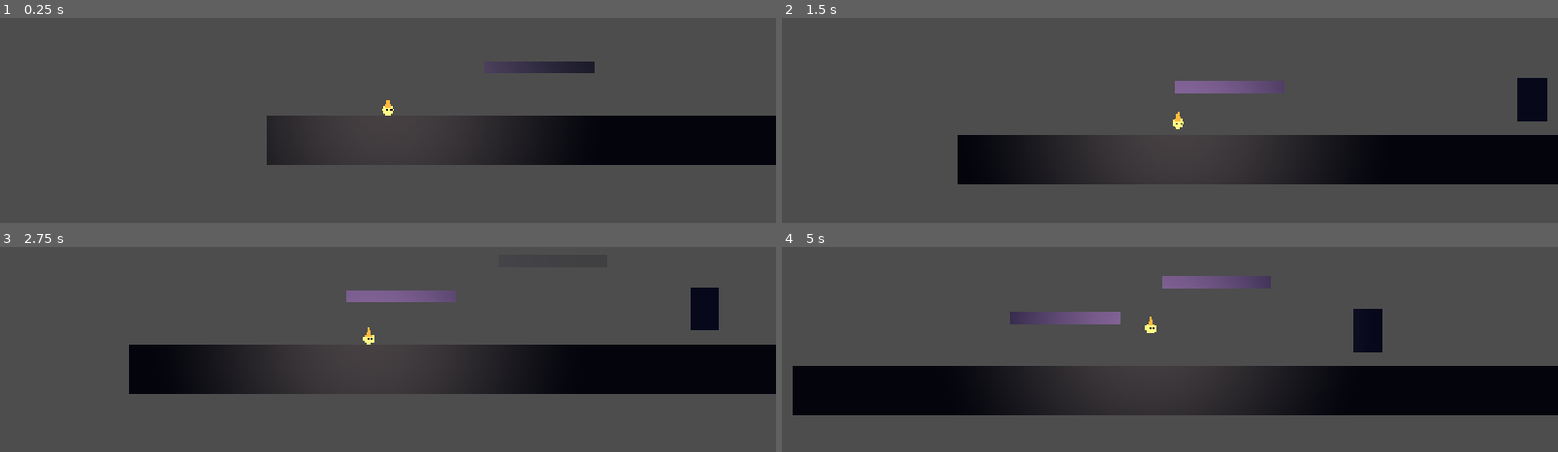
Above: before the commit, frames 1-4 (two rows, left to right).
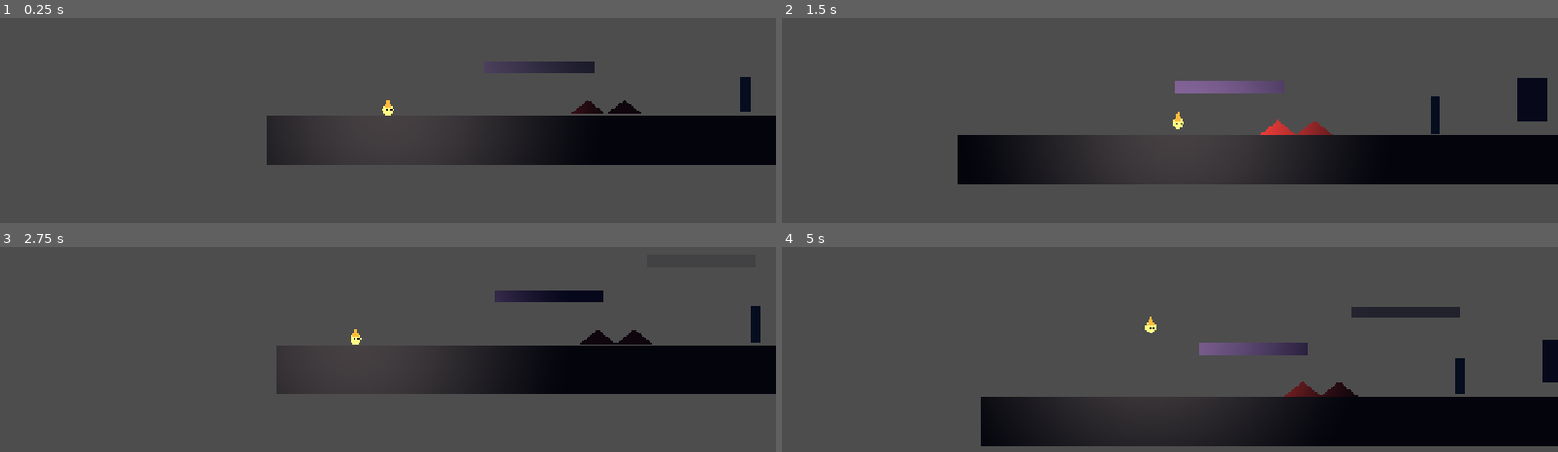
Above: after the commit, the same moments.

Repository: abinraj-vonnue/lumen-the-last-wick
Game: Godot game, scene res://scenes/levels/test_level.tscn
The game is run twice, just before and just after one commit, with the same random seed, the same clock (stepped at 60 frames per second) and the same inputs. The project has no main scene, so this scene is started directly.
Inputs:
- Up to frame 1 (0.25 s): no input
- Up to frame 2 (1.5 s): tap Enter at 0.5 s; hold D (move_right) from 0.53 s (still down); tap Space (jump) at 0.6, 0.77, 1.07, 1.35 s
- Up to frame 3 (2.75 s): tap Space (jump) at 1.52, 1.82, 2.1 s; release D (move_right) at 2.03 s; hold A (move_left) from 2.03 s (still down)
- Up to frame 4 (5 s): release A (move_left) at 2.78 s; hold D (move_right) 2.78-4.28 s; tap Space (jump) at 2.85, 3.02, 3.32, 3.6, 3.77, 4.07, 4.35, 4.52, 4.82 s; tap R (restart, bound only after the commit) at 4.15 s; hold A (move_left) from 4.28 s (still down)

The runs differ from the first frame. In frame 1, 0.5% of the frame differs, in the area x 73-97%, y 28-47%; in frame 2, 0.5%; in frame 3, 7.9%; in frame 4, 30%, in the area x 1-100%, y 14-98%.

Commit message:
feat: add checkpoint and hazard respawning

Diff:
--- a/scenes/levels/test_level.tscn
+++ b/scenes/levels/test_level.tscn
@@ -1,13 +1,17 @@
-[gd_scene format=3 uid="uid://wpp3nqi6sxlc"]
+[gd_scene load_steps=8 format=3 uid="uid://wpp3nqi6sxlc"]
 
 [ext_resource type="PackedScene" uid="uid://byypxax6d3781" path="res://scenes/player/wick.tscn" id="1_jbqir"]
 [ext_resource type="PackedScene" uid="uid://c1521hejctgp4" path="res://scenes/objects/light_platform.tscn" id="2_yautc"]
-[ext_resource type="PackedScene" path="res://scenes/objects/level_exist.tscn" id="3_fr1um"]
+[ext_resource type="PackedScene" uid="uid://u8p3cc13om2" path="res://scenes/objects/level_exist.tscn" id="3_fr1um"]
+[ext_resource type="Script" path="res://scripts/level_controller.gd" id="4_controller"]
+[ext_resource type="PackedScene" path="res://scenes/objects/hazard.tscn" id="5_hazard"]
+[ext_resource type="PackedScene" path="res://scenes/objects/checkpoint.tscn" id="6_checkpoint"]
 
 [sub_resource type="RectangleShape2D" id="RectangleShape2D_jbqir"]
 size = Vector2(1280, 80)
 
 [node name="TestLevel" type="Node2D" unique_id=1793912711]
+script = ExtResource("4_controller")
 
 [node name="Background" type="ColorRect" parent="." unique_id=863668049]
 anchors_preset = 15
@@ -41,6 +45,13 @@
 position = Vector2(700, 440)
 light_source_path = NodePath("../Wick/WickLight")
 
+[node name="Hazard" parent="World" instance=ExtResource("5_hazard")]
+position = Vector2(560, 566)
+size = Vector2(120, 24)
+
+[node name="Checkpoint" parent="World" instance=ExtResource("6_checkpoint")]
+position = Vector2(790, 545)
+
 [node name="LevelExit" parent="World" unique_id=2050264204 instance=ExtResource("3_fr1um")]
 position = Vector2(950, 520)
 
--- /dev/null
+++ b/scenes/objects/checkpoint.tscn
@@ -0,0 +1,16 @@
+[gd_scene load_steps=3 format=3]
+
+[ext_resource type="Script" path="res://scripts/checkpoint.gd" id="1"]
+
+[sub_resource type="RectangleShape2D" id="RectangleShape2D_checkpoint"]
+size = Vector2(54, 66)
+
+[node name="Checkpoint" type="Area2D"]
+script = ExtResource("1")
+
+[node name="CollisionShape2D" type="CollisionShape2D" parent="."]
+shape = SubResource("RectangleShape2D_checkpoint")
+
+[node name="Visual" type="Polygon2D" parent="."]
+color = Color(0.42, 0.68, 0.82, 1)
+polygon = PackedVector2Array(-8, 30, -8, -30, 8, -30, 8, 30)
--- /dev/null
+++ b/scenes/objects/hazard.tscn
@@ -0,0 +1,16 @@
+[gd_scene load_steps=3 format=3]
+
+[ext_resource type="Script" path="res://scripts/hazard.gd" id="1"]
+
+[sub_resource type="RectangleShape2D" id="RectangleShape2D_hazard"]
+size = Vector2(120, 28)
+
+[node name="Hazard" type="Area2D"]
+script = ExtResource("1")
+
+[node name="CollisionShape2D" type="CollisionShape2D" parent="."]
+shape = SubResource("RectangleShape2D_hazard")
+
+[node name="Visual" type="Polygon2D" parent="."]
+color = Color(0.92, 0.28, 0.34, 1)
+polygon = PackedVector2Array(-60, 14, -30, -14, 0, 14, 30, -14, 60, 14)
--- /dev/null
+++ b/scripts/checkpoint.gd
@@ -0,0 +1,22 @@
+extends Area2D
+
+signal activated(checkpoint: Area2D, respawn_position: Vector2)
+
+@export var respawn_offset: Vector2 = Vector2(0.0, -24.0)
+
+@onready var visual: Polygon2D = $Visual
+
+var _activated: bool = false
+
+
+func _ready() -> void:
+	add_to_group("checkpoint")
+	body_entered.connect(_on_body_entered)
+
+
+func _on_body_entered(body: Node2D) -> void:
+	if _activated or not body.is_in_group("player"):
+		return
+	_activated = true
+	visual.color = Color("#FFD58A")
+	activated.emit(self, global_position + respawn_offset)
--- /dev/null
+++ b/scripts/hazard.gd
@@ -0,0 +1,27 @@
+extends Area2D
+
+@export var size: Vector2 = Vector2(120.0, 28.0)
+
+@onready var collision_shape: CollisionShape2D = $CollisionShape2D
+@onready var visual: Polygon2D = $Visual
+
+
+func _ready() -> void:
+	body_entered.connect(_on_body_entered)
+	var rectangle := collision_shape.shape as RectangleShape2D
+	if rectangle != null:
+		rectangle = rectangle.duplicate() as RectangleShape2D
+		collision_shape.shape = rectangle
+		rectangle.size = size
+	visual.polygon = PackedVector2Array([
+		Vector2(-size.x * 0.5, size.y * 0.5),
+		Vector2(-size.x * 0.25, -size.y * 0.5),
+		Vector2(0.0, size.y * 0.5),
+		Vector2(size.x * 0.25, -size.y * 0.5),
+		Vector2(size.x * 0.5, size.y * 0.5),
+	])
+
+
+func _on_body_entered(body: Node2D) -> void:
+	if body.is_in_group("player") and body.has_method("request_death"):
+		body.call("request_death")
--- /dev/null
+++ b/scripts/level_controller.gd
@@ -0,0 +1,40 @@
+extends Node2D
+
+@export var initial_spawn_position: Vector2 = Vector2(200.0, 560.0)
+
+var _player: CharacterBody2D
+var _completion_started: bool = false
+
+
+func _ready() -> void:
+	_player = get_tree().get_first_node_in_group("player") as CharacterBody2D
+	if _player == null:
+		push_error("LevelController requires a player in the player group.")
+		return
+	_player.set_respawn_position(initial_spawn_position)
+	_player.died.connect(_on_player_died)
+	for checkpoint in get_tree().get_nodes_in_group("checkpoint"):
+		_connect_checkpoint(checkpoint)
+	for exit_node in get_tree().get_nodes_in_group("level_exit"):
+		if exit_node.has_signal("completed"):
+			exit_node.completed.connect(_on_level_completed)
+
+
+func _connect_checkpoint(checkpoint: Node) -> void:
+	if checkpoint.has_signal("activated"):
+		checkpoint.activated.connect(_on_checkpoint_activated)
+
+
+func _on_checkpoint_activated(_checkpoint: Area2D, spawn_position: Vector2) -> void:
+	_player.set_respawn_position(spawn_position)
+
+
+func _on_player_died(player: CharacterBody2D) -> void:
+	await player.respawn_at()
+
+
+func _on_level_completed() -> void:
+	if _completion_started:
+		return
+	_completion_started = true
+	_player.complete()
--- a/scripts/player.gd
+++ b/scripts/player.gd
@@ -1,4 +1,7 @@
 extends CharacterBody2D
+
+signal died(player: CharacterBody2D)
+signal respawned(player: CharacterBody2D)
 
 # Temporary movement prototype.
 # The placeholder appearance will be replaced with illustrated art later.
@@ -18,9 +21,19 @@
 var _coyote_timer: float = 0.0
 var _jump_buffer_timer: float = 0.0
 var _facing: float = 1.0
+var _is_dying: bool = false
+var _is_complete: bool = false
+var _respawn_position: Vector2
+var _saved_collision_layer: int
+var _saved_collision_mask: int
+var _respawn_protection_timer: float = 0.0
 
 
 func _ready() -> void:
+	add_to_group("player")
+	_respawn_position = global_position
+	_saved_collision_layer = collision_layer
+	_saved_collision_mask = collision_mask
 	_setup_input()
 
 	var camera := get_node_or_null("Camera2D") as Camera2D
@@ -33,6 +46,9 @@
 
 
 func _physics_process(delta: float) -> void:
+	if _is_dying or _is_complete:
+		return
+	_respawn_protection_timer = maxf(_respawn_protection_timer - delta, 0.0)
 	_update_jump_timers(delta)
 
 	var input_x := Input.get_axis("move_left", "move_right")
@@ -85,6 +101,7 @@
 	_add_key_action("move_left", [KEY_A, KEY_LEFT])
 	_add_key_action("move_right", [KEY_D, KEY_RIGHT])
 	_add_key_action("jump", [KEY_SPACE, KEY_W, KEY_UP])
+	_add_key_action("restart", [KEY_R])
 
 
 func _add_key_action(action: StringName, keys: Array) -> void:
@@ -95,6 +112,46 @@
 			var event := InputEventKey.new()
 			event.physical_keycode = keycode
 			InputMap.action_add_event(action, event)
+
+
+func set_respawn_position(position: Vector2) -> void:
+	_respawn_position = position
+
+
+func request_death() -> void:
+	if _is_dying or _is_complete or _respawn_protection_timer > 0.0:
+		return
+	_is_dying = true
+	velocity = Vector2.ZERO
+	collision_layer = 0
+	collision_mask = 0
+	visible = false
+	died.emit(self)
+
+
+func respawn_at() -> void:
+	if not _is_dying:
+		return
+	await get_tree().create_timer(0.35).timeout
+	global_position = _respawn_position
+	velocity = Vector2.ZERO
+	_respawn_protection_timer = 0.25
+	collision_layer = _saved_collision_layer
+	collision_mask = _saved_collision_mask
+	visible = true
+	_coyote_timer = 0.0
+	_jump_buffer_timer = 0.0
+	_is_dying = false
+	respawned.emit(self)
+
+
+func complete() -> void:
+	_is_complete = true
+	velocity = Vector2.ZERO
+
+
+func is_dying() -> bool:
+	return _is_dying
 
 
 # Temporary placeholder character; not the final art.
Not shown, added: scripts/checkpoint.gd.uid
Not shown, added: scripts/hazard.gd.uid
Not shown, added: scripts/level_controller.gd.uid
